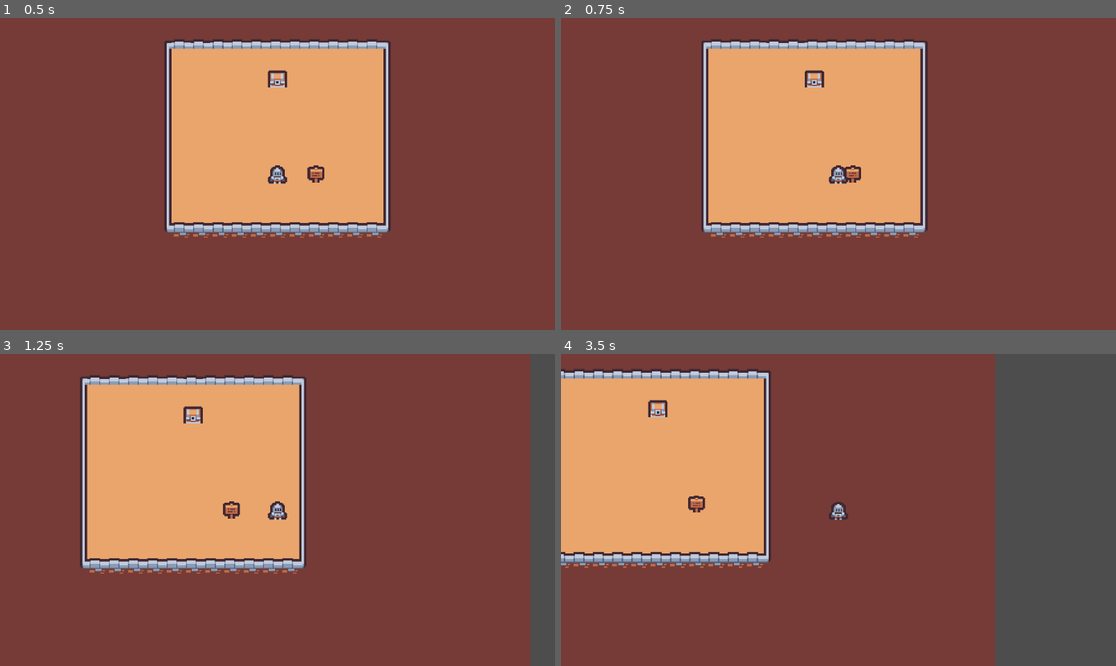
Above: before the commit, frames 1-4 (two rows, left to right).
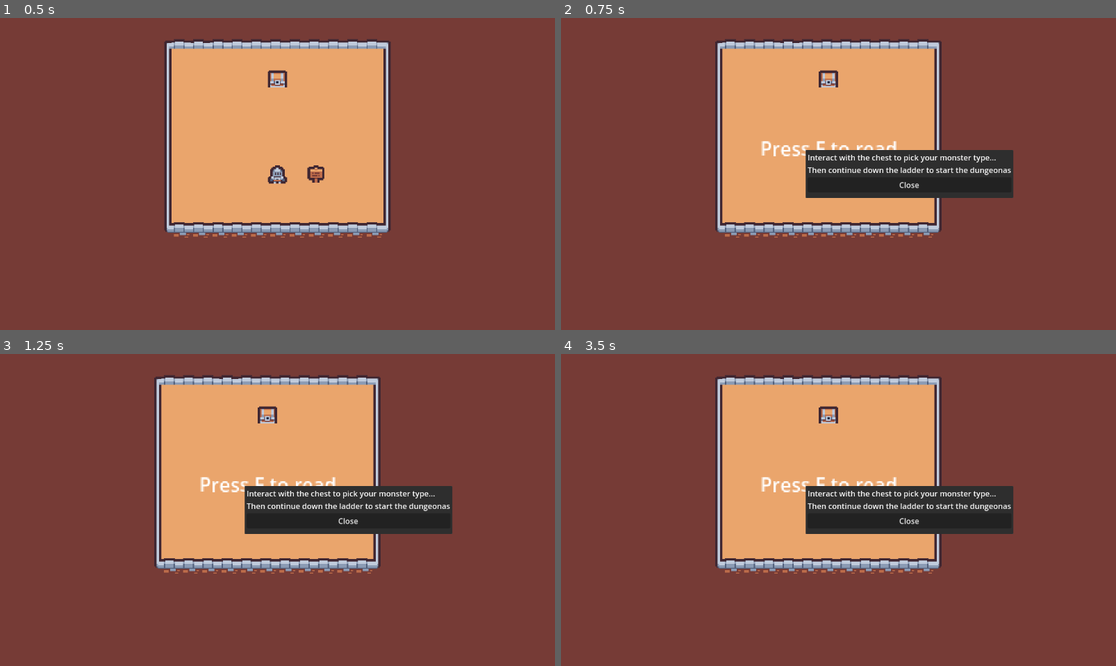
Above: after the commit, the same moments.

Repository: 69ShadesOfPeanut/secret-santa-2024
Game: Godot game, scene res://Scenes/DungeonFloors/DungeonStart.tscn
The game is run twice, just before and just after one commit, with the same random seed, the same clock (stepped at 60 frames per second) and the same inputs. This scene is started directly instead of the project's main scene.
Inputs:
- Up to frame 1 (0.5 s): no input
- Up to frame 2 (0.75 s): tap Enter at 0.5 s; hold D (Right) from 0.53 s (still down); tap F (Interact) at 0.6 s
- Up to frame 3 (1.25 s): keep holding D (Right)
- Up to frame 4 (3.5 s): tap F (Interact) at 1.25, 1.35, 2, 2.1, 2.75, 2.85 s; release D (Right) at 1.28 s; hold S (Down) 1.28-2.03 s; hold D (Right) 2.03-2.78 s; hold W (Up) from 2.78 s (still down)

Frame 1 is identical in both runs. In frame 2, 12% of the frame differs, in the area x 25-82%, y 6-71%; in frame 3, 27%; in frame 4, 62%, in the area x 0-100%, y 0-100%.

Commit message:
Sign
Made a sign interactable and put one in the starting room

Diff:
--- a/Scenes/DungeonFloors/DungeonStart.tscn
+++ b/Scenes/DungeonFloors/DungeonStart.tscn
@@ -25,3 +25,10 @@
 InteractText = "pick a monster"
 SceneInstance = true
 SceneFile = ExtResource("4_al8i5")
+
+[node name="Sign" parent="." instance=ExtResource("3_eei3u")]
+position = Vector2(232, 200)
+InteractText = "read"
+Sign = true
+SignText = "Interact with the chest to pick your monster type...
+Then continue down the ladder to start the dungeonas"
--- /dev/null
+++ b/Scenes/Sign.tscn
@@ -0,0 +1,27 @@
+[gd_scene load_steps=2 format=3 uid="uid://cratxoeiymdwo"]
+
+[ext_resource type="Script" path="res://Scripts/SignHandler.gd" id="1_ifyhw"]
+
+[node name="Sign" type="PopupPanel"]
+process_mode = 3
+initial_position = 2
+size = Vector2i(135, 100)
+visible = true
+script = ExtResource("1_ifyhw")
+
+[node name="VBoxContainer" type="VBoxContainer" parent="."]
+offset_left = 4.0
+offset_top = 4.0
+offset_right = 131.0
+offset_bottom = 96.0
+
+[node name="Label" type="Label" parent="VBoxContainer"]
+unique_name_in_owner = true
+layout_mode = 2
+text = "Placeholder text"
+
+[node name="CloseButton" type="Button" parent="VBoxContainer"]
+layout_mode = 2
+text = "Close"
+
+[connection signal="pressed" from="VBoxContainer/CloseButton" to="." method="CloseButton"]
--- a/Scripts/Interactable.gd
+++ b/Scripts/Interactable.gd
@@ -4,6 +4,7 @@
 
 # Vars
 var InRange = true
+const SignResource = preload("res://Scenes/Sign.tscn")
 # Export vars
 @export var InteractText : String = "interact"
 @export_subgroup("Level Transfer")
@@ -16,6 +17,11 @@
 @export var SceneInstance : bool
 ## The location of the scene to instance
 @export var SceneFile : Resource
+@export_subgroup("Sign")
+## Toggle to set if this interactable will be a sign and purely display text
+@export var Sign : bool
+## Text to display on the sign
+@export_multiline var SignText : String
 
 # Function called when a Node2D enters the area
 func BodyEntered(Body: Node2D) -> void:
@@ -43,6 +49,11 @@
 					var SceneInstance = SceneFile.instantiate()
 					add_child(SceneInstance)
 					get_tree().paused = true
+				elif Sign == true:
+					var SignInstance = SignResource.instantiate()
+					SignInstance.get_node("%Label").text = SignText
+					add_child(SignInstance)
+					get_tree().paused = true
 				InRange = false
 
 
--- /dev/null
+++ b/Scripts/SignHandler.gd
@@ -0,0 +1,7 @@
+# Script that handles the sign
+extends PopupPanel
+
+
+func CloseButton() -> void:
+	get_tree().paused = false
+	queue_free()
